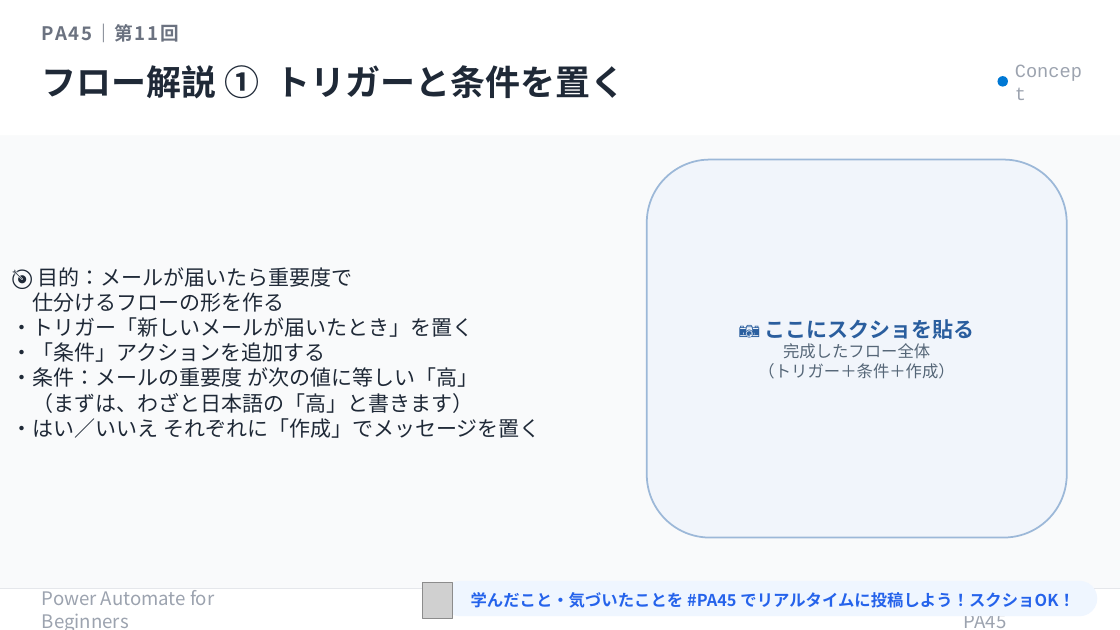
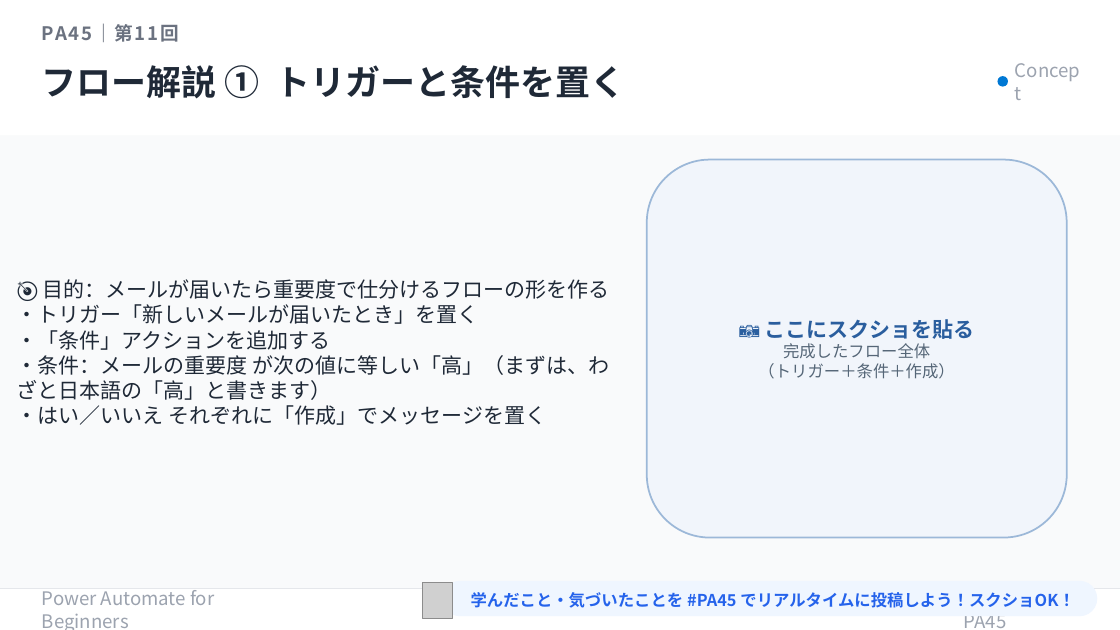
Before and after one commit to Haru-PowerPlatform/pa45, a slide deck: slide 12 of assets/pa45/P011_PA45_RunHistory_20260521.pptx. Drawn at 1120x630 pixels with LibreOffice and Linux fonts; fonts in the diff are those of the drawing; grey boxes stand for pictures. Boxes give left, top, right and bottom in pixels: in the first picture for what was removed or moved away, otherwise in the second. Text is boxed around its words. In the diff, an @@ line names an element or a change of style, - is before the commit and + after.

```diff
--- a/assets/pa45/P011_PA45_RunHistory_20260521.pptx
+++ b/assets/pa45/P011_PA45_RunHistory_20260521.pptx
@@ text "Concept" at (1015,69,1086,93): font Courier New to Noto Sans CJK JP @@
@@ text at (43,279,610,299): text changed @@
-🎯 目的：メールが届いたら重要度で
-仕分けるフローの形を作る
+🎯 目的：メールが届いたら重要度で仕分けるフローの形を作る
@@ text at (17,355,609,400): text changed @@
-・条件：メールの重要度 が次の値に等しい「高」
-（まずは、わざと日本語の「高」と書きます）
+・条件：メールの重要度 が次の値に等しい「高」（まずは、わざと日本語の「高」と書きます）
```
Also in this commit, not shown: 14 other slides changed.
